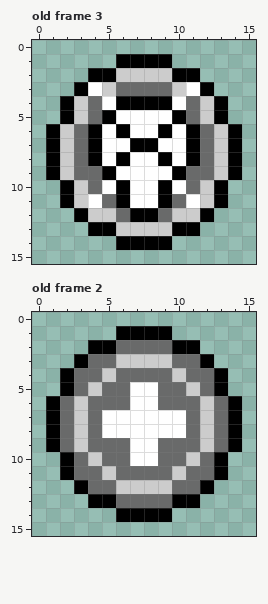
A pixel-art file gets an edit: Assets/0_Project/Sprites/Orb-0001.aseprite. The first picture shows the starting point.
16x16 pixels, 3 frames. Shown: old frame 3, old frame 2.
After the commit:
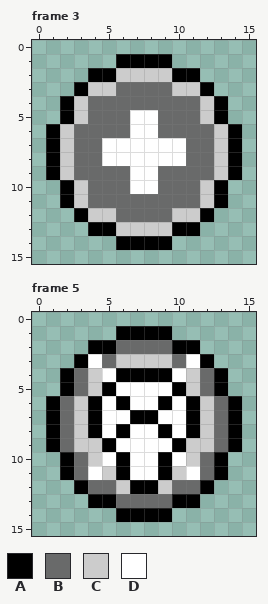
Palette (. is transparent): A #000000  B #696a6a  C #cccccc  D #ffffff
A new or re-ordered frame is compared with the old frame closest to it.
From old to new:
frames 3 -> 5
Frame 3 is new; against old frame 3:
Colour A becomes colour B in row 4 at x 6 to 9; in row 5 at x 5 and 10; in row 6 at x 4, 6, 9 and 11; in rows 7 to 8 at x 4 and 11; in row 9 at x 5 and 10; in rows 10 to 11 at x 6 and 9.
Colour A becomes colour B in row 12 at x 7 to 8.
Colour D becomes colour B in row 4 at x 5 and 10; in row 5 at x 6 and 9; in row 6 at x 5 and 10; in row 9 at x 6 and 9; in row 10 at x 5 and 10; in row 11 at x 4, 7 to 8 and 11.
Colour D becomes colour C in row 3 at x 4 and 11.
Colour A becomes colour D in row 7 at x 7 to 8; in row 8 at x 6 and 9.
Frame 5 is new; against old frame 2:
Colour B becomes colour A in row 4 at x 6 to 9; in row 5 at x 5 and 10; in row 6 at x 4, 6, 9 and 11; in rows 7 to 8 at x 4 and 11; in row 9 at x 5 and 10; in rows 10 to 11 at x 6 and 9.
Colour C becomes colour A in row 12 at x 7 to 8.
Colour D becomes colour A in row 7 at x 7 to 8; in row 8 at x 6 and 9.
Colour B becomes colour C in row 4 at x 4 and 11; in row 9 at x 4 and 11.
Colour B becomes colour D in row 3 at x 4 and 11; in row 5 at x 6 and 9; in row 6 at x 5 and 10; in row 9 at x 6 and 9; in row 10 at x 5 and 10; in row 11 at x 4, 7 to 8 and 11.
Colour C becomes colour D in row 4 at x 5 and 10.
Pixel boxes of the changes (left, top, right, bottom) in both pictures:
changed: (88, 82, 200, 222)
changed: (88, 354, 200, 494)
